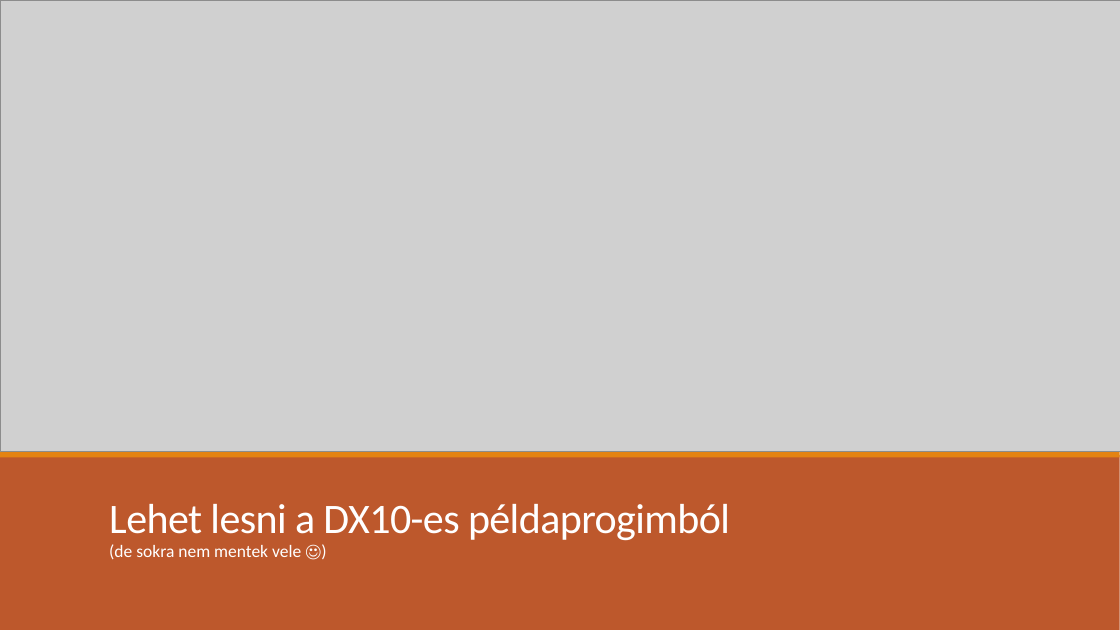
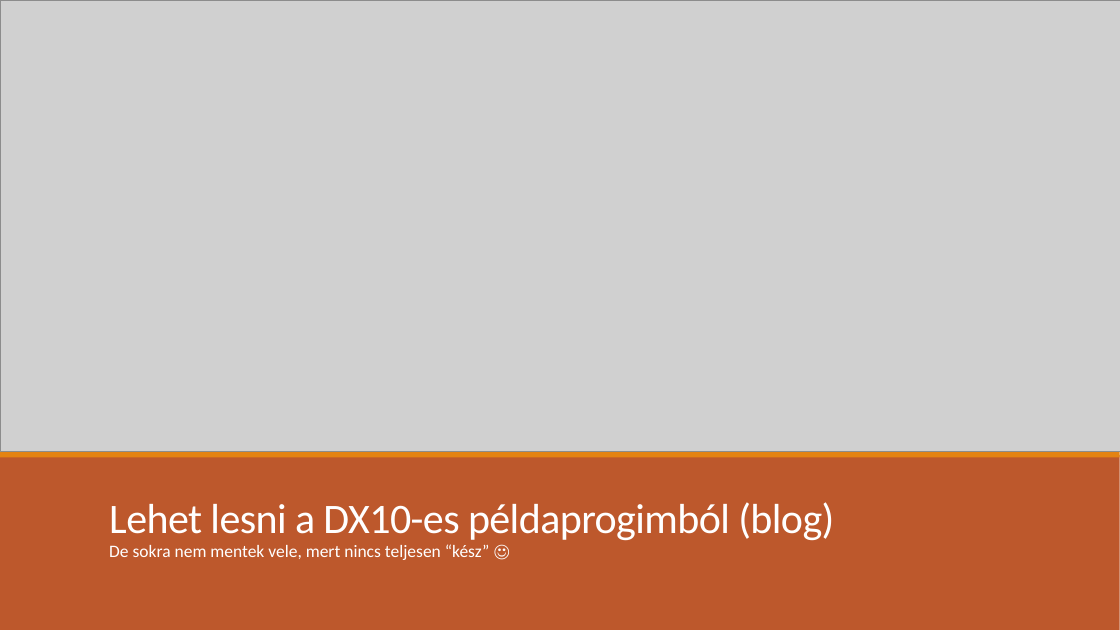
Before and after one commit to asylum2010/Asylum-s-ELTE-Exercises, a slide deck: slide 14 of PBR_EA_02.pptx (slide 13 before the commit). Drawn at 1120x630 pixels with LibreOffice and Linux fonts; fonts in the diff are those of the drawing; grey boxes stand for pictures. Boxes give left, top, right and bottom in pixels: in the first picture for what was removed or moved away, otherwise in the second. Text is boxed around its words. In the diff, an @@ line names an element or a change of style, - is before the commit and + after.

```diff
--- a/PBR_EA_02.pptx
+++ b/PBR_EA_02.pptx
@@ title at bbox=[109, 502, 834, 541]: text changed @@
-Lehet lesni a DX10-es példaprogimból
+Lehet lesni a DX10-es példaprogimból (blog)
@@ text at bbox=[109, 544, 490, 560]: text changed @@
-(de sokra nem mentek vele ☺)
+De sokra nem mentek vele, mert nincs teljesen “kész” ☺
```
Also in this commit, not shown: 5 other slides changed, 1 slide added, 1 other file.
